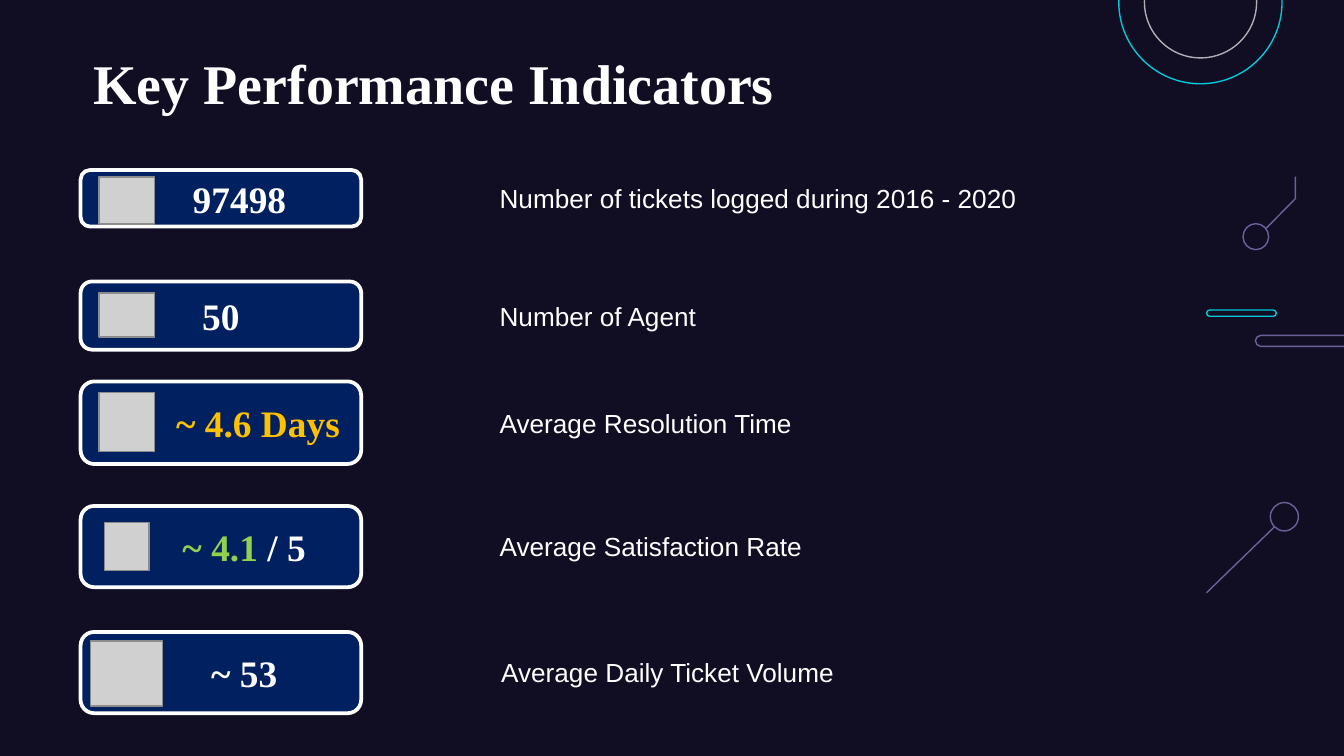
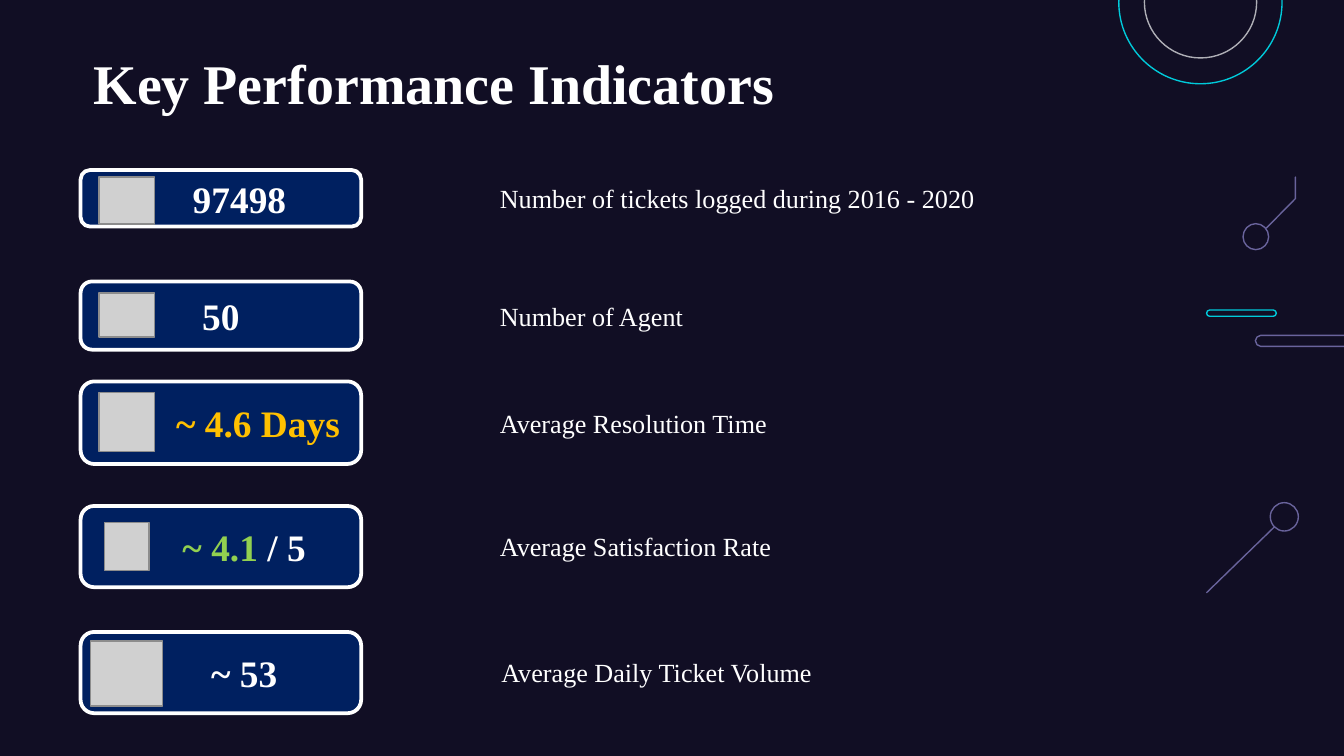
Before and after one commit to jemish123/IT_Ticket_Analysis, a slide deck: slide 6 of SpreadSheet_Project_IT_Ticket_Analysis.pptx. Drawn at 1344x756 pixels with LibreOffice and Linux fonts; fonts in the diff are those of the drawing; grey boxes stand for pictures. Boxes give left, top, right and bottom in pixels: in the first picture for what was removed or moved away, otherwise in the second. Text is boxed around its words. In the diff, an @@ line names an element or a change of style, - is before the commit and + after.

```diff
--- a/SpreadSheet_Project_IT_Ticket_Analysis.pptx
+++ b/SpreadSheet_Project_IT_Ticket_Analysis.pptx
@@ font Arial to Times New Roman in 5 elements at (500, 189, 974, 214), (500, 307, 683, 332), (500, 415, 766, 439), (500, 537, 771, 562), (501, 664, 812, 688) @@
```
Also in this commit, not shown: 16 other slides changed, 5 slides added, 2 slides removed, 6 other files.
